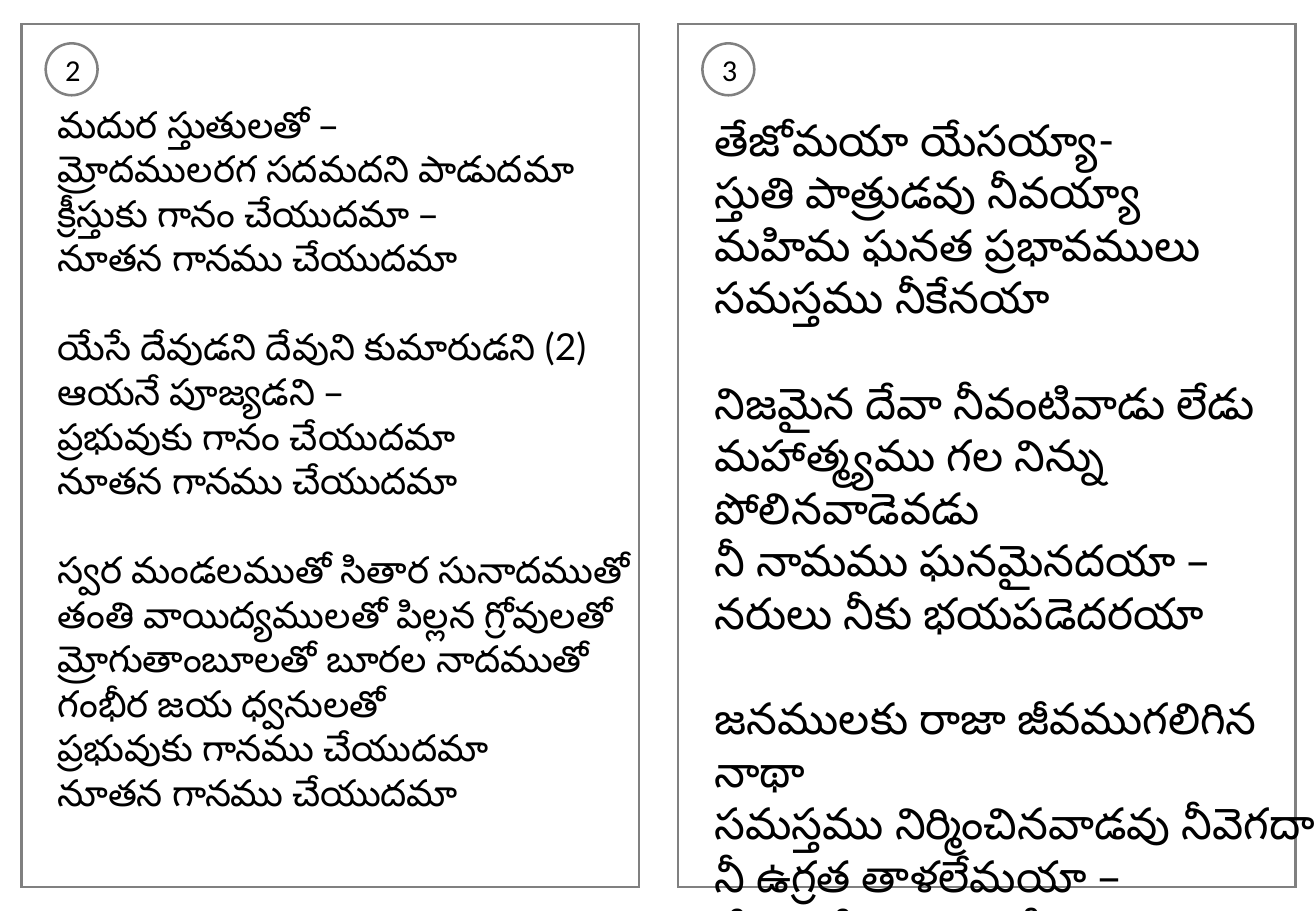
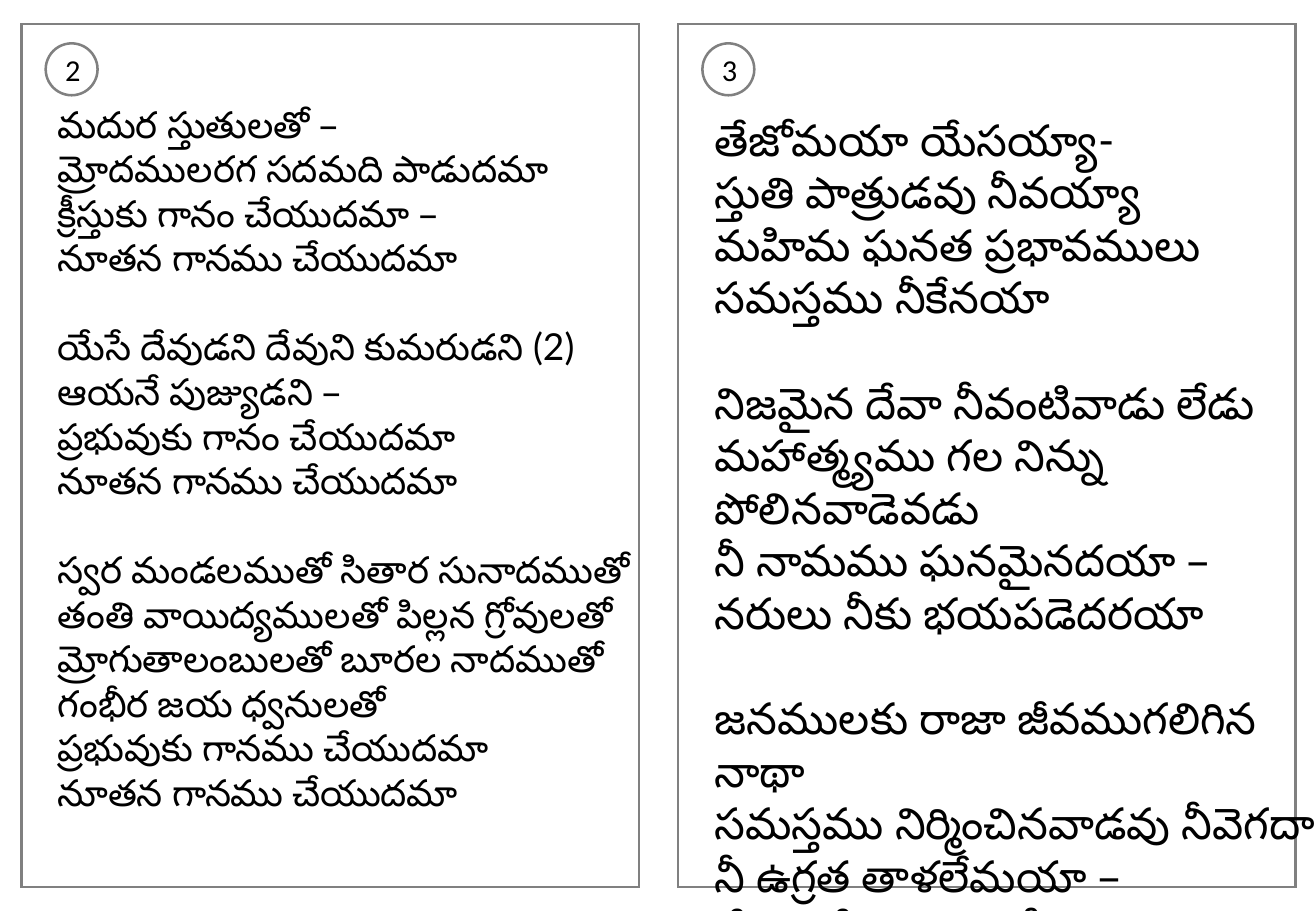
Before and after one commit to venu-webdev/songsDb, a slide deck: slide 2 of songsTemplate.pptx. Drawn at 1316x911 pixels with LibreOffice and Linux fonts; fonts in the diff are those of the drawing. Boxes give left, top, right and bottom in pixels: in the first picture for what was removed or moved away, otherwise in the second. Text is boxed around its words. In the diff, an @@ line names an element or a change of style, - is before the commit and + after.

```diff
--- a/songsTemplate.pptx
+++ b/songsTemplate.pptx
@@ text at (x1=58, y1=156, x2=549, y2=200): text changed @@
-మ్రోదములరగ సదమదని పాడుదమా
+మ్రోదములరగ సదమది పాడుదమా
@@ text at (x1=58, y1=331, x2=574, y2=422): text changed @@
-యేసే దేవుడని దేవుని కుమారుడని (2)
-ఆయనే పూజ్యడని –
+యేసే దేవుడని దేవుని కుమరుడని (2)
+ఆయనే పుజ్యుడని –
@@ text at (x1=58, y1=645, x2=604, y2=689): text changed @@
-మ్రోగుతాంబూలతో బూరల నాదముతో
+మ్రోగుతాలంబులతో బూరల నాదముతో
```
Also in this commit, not shown: 2 other files.
